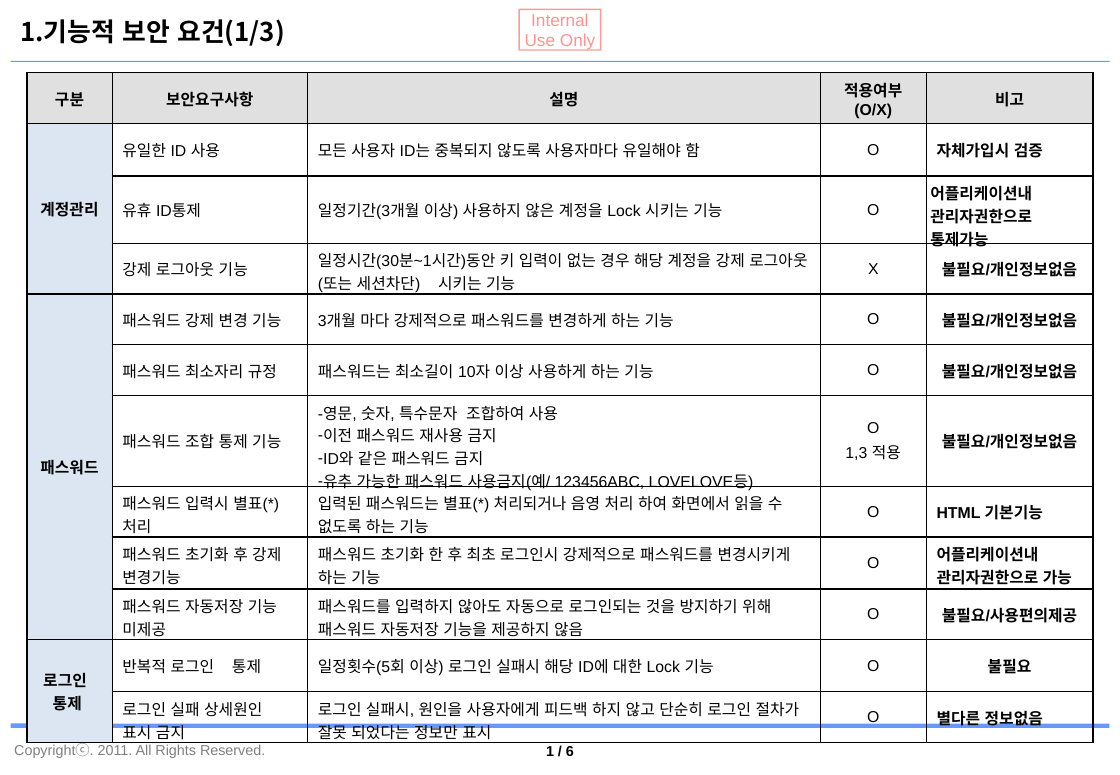
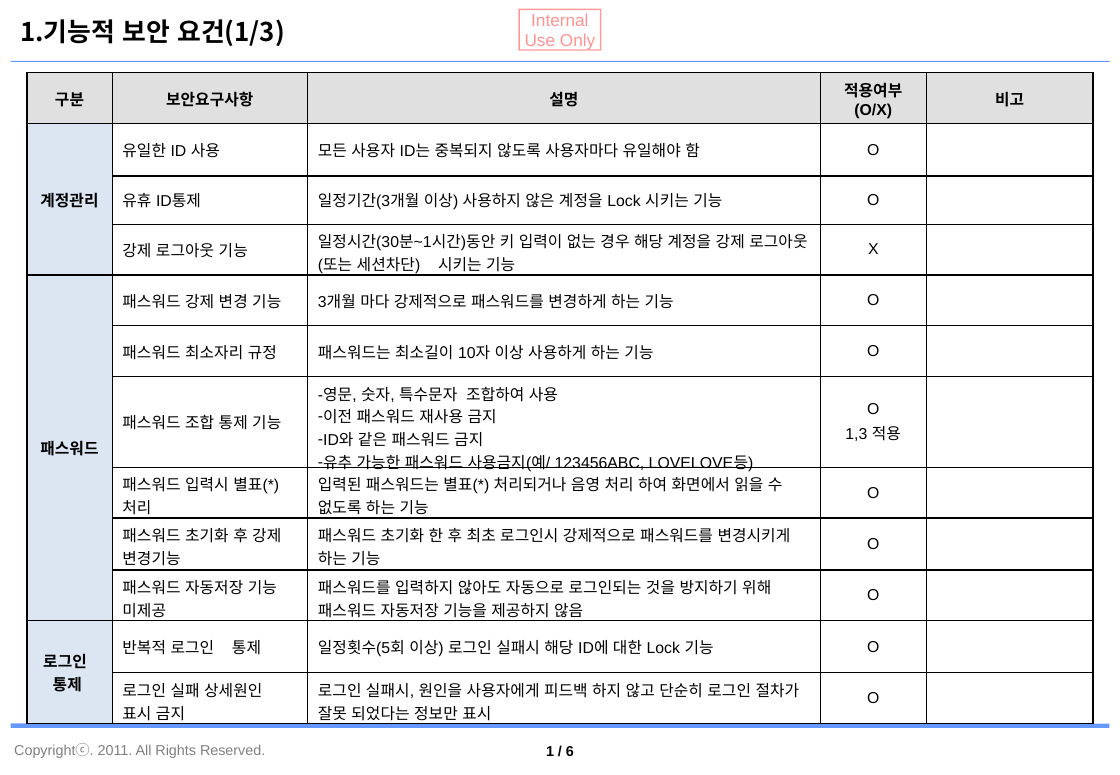
Before and after one commit to jaeyong1/stockmgmt, a slide deck: slide 2 of documents/자재관리시스템_보안점검 결과서.pptx. Drawn at 1120x775 pixels with LibreOffice and Linux fonts; fonts in the diff are those of the drawing; background and template pictures are left out. Boxes give left, top, right and bottom in pixels: in the first picture for what was removed or moved away, otherwise in the second. Text is boxed around its words. In the diff, an @@ line names an element or a change of style, - is before the commit and + after.

```diff
--- a/documents/자재관리시스템_보안점검 결과서.pptx
+++ b/documents/자재관리시스템_보안점검 결과서.pptx
@@ table at [27,72,1092,728] @@
-row 2, column 5: 자체가입시 검증
+row 2, column 5: 
-row 3, column 5: 어플리케이션내 관리자권한으로 통제가능
+row 3, column 5: 
-row 4, column 5: 불필요/개인정보없음
+row 4, column 5: 
-row 5, column 5: 불필요/개인정보없음
+row 5, column 5: 
-row 6, column 5: 불필요/개인정보없음
+row 6, column 5: 
-row 7, column 5: 불필요/개인정보없음
+row 7, column 5: 
-row 8, column 5: HTML 기본기능
+row 8, column 5: 
-row 9, column 5: 어플리케이션내 관리자권한으로 가능
+row 9, column 5: 
-row 10, column 5: 불필요/사용편의제공
+row 10, column 5: 
-row 11, column 5: 불필요
+row 11, column 5: 
-row 12, column 5: 별다른 정보없음
+row 12, column 5: 
```
Also in this commit, not shown: 5 other slides changed.
